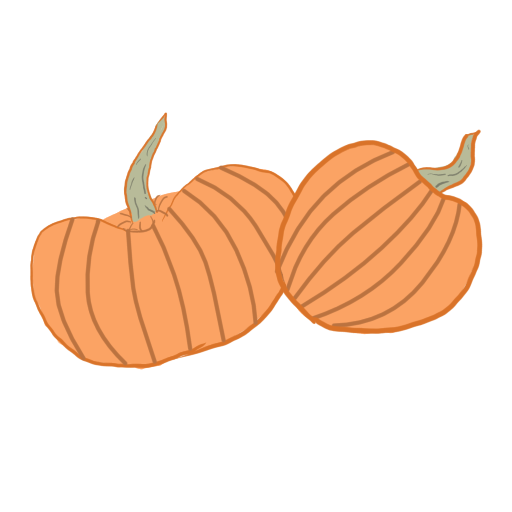
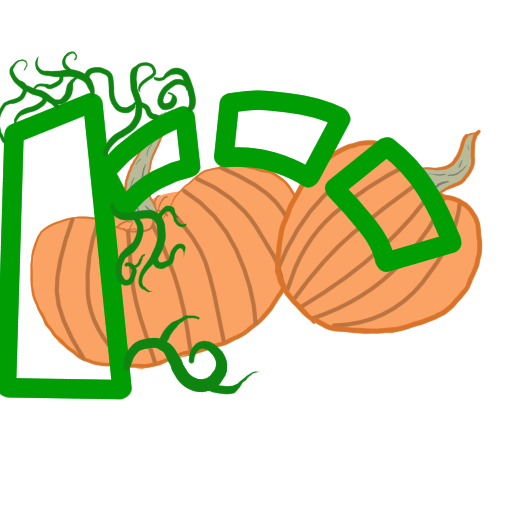
The second 512px x 512px image is a revision of the first. Changes to its layers:
added layer "Paint Layer 20" above "Paint Layer 19" over [0, 51, 320, 400]
added layer "Paint Layer 19" above "Group 18" over [0, 64, 462, 400]
